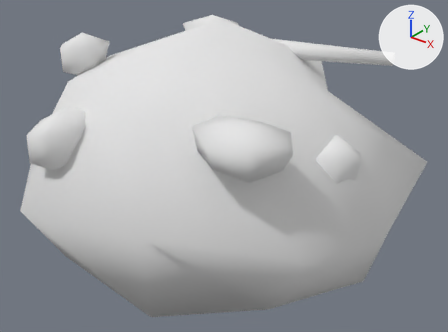
A saved change to the OBJ model src/models/caelum/world/resources/ca_vein_silver.obj.
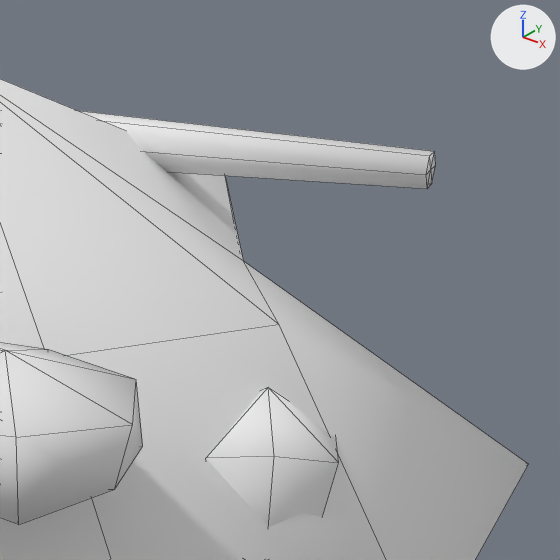
Each version appears first whole from a 50 mm camera at (84.7, -101.6, 78.2) aimed at (5.9, -3.1, 17.1), and next in a close-up on the part from 54% to 98% of the width and 0% to 59% of the height. Arrows for +X, +Y and +Z are at upper right; the lights stay in place. The first two pictures are the older version. The close-ups show mesh edges as thin lines. Where no turn or scale is listed for an object, it has been applied to the vertices. Vertices at exactly the same position are counted once.

In view in the first close-up: 'ca_vein_silver'.
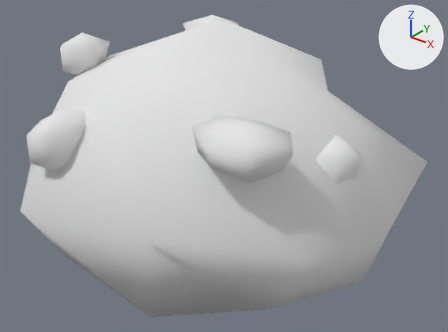
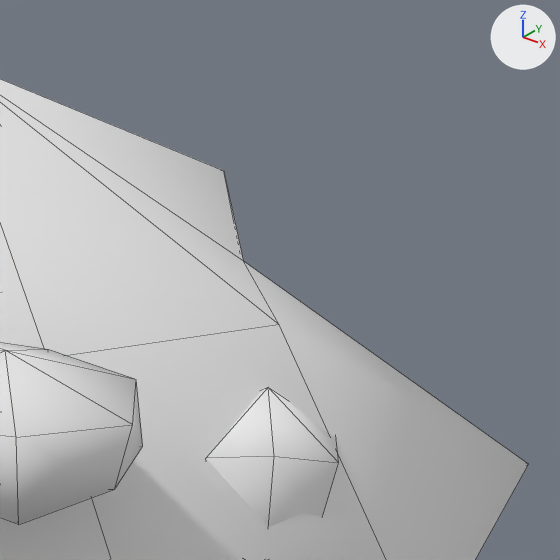
What differs and where, as boxes (x1, y1, x2, y2) in the close-ups (560 x 560 px):
part 1 of me_ca_vein_silver, deleted
    before: (80, 111, 436, 189)

What the commit changed:
me_ca_vein_silver is used by ob_ca_vein_silver; location (0.0, 0.0, 0.0).
me_ca_vein_silver had 218 vertices, 283 faces and spanned x -45.7..45.2, y -42.0..36.2, z -1.5..52.0.
me_ca_vein_silver now has 176 vertices, 229 faces and spans x -45.7..45.2, y -42.0..36.2, z -1.5..52.0.
me_ca_vein_silver part 1: the loose piece of 14 vertices spanning x -13.2..33.6, y 7.0..20.5, z 37.4..43.0 is deleted.
Other edits to the shape of me_ca_vein_silver do not show in these pictures.
